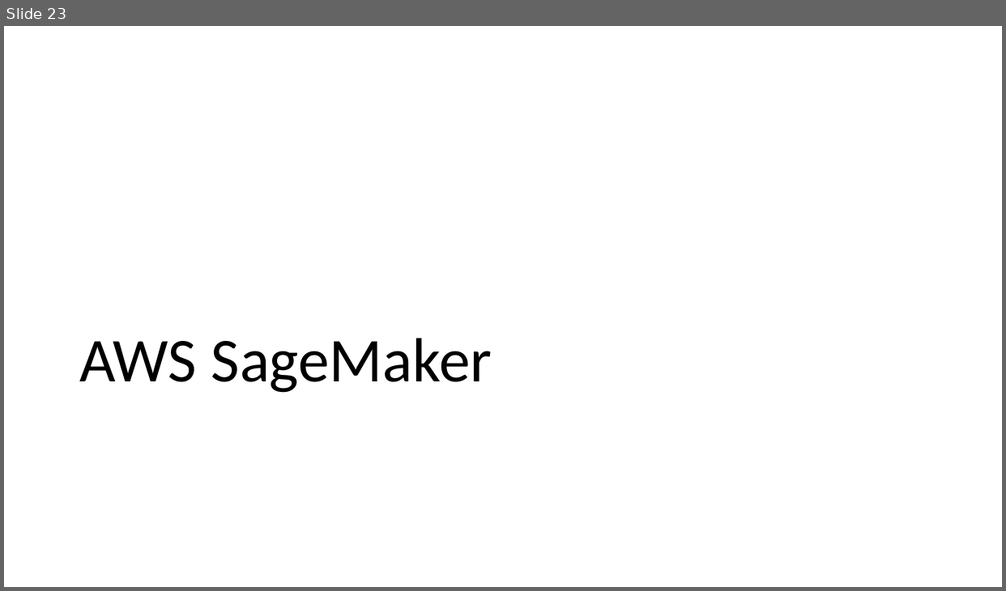
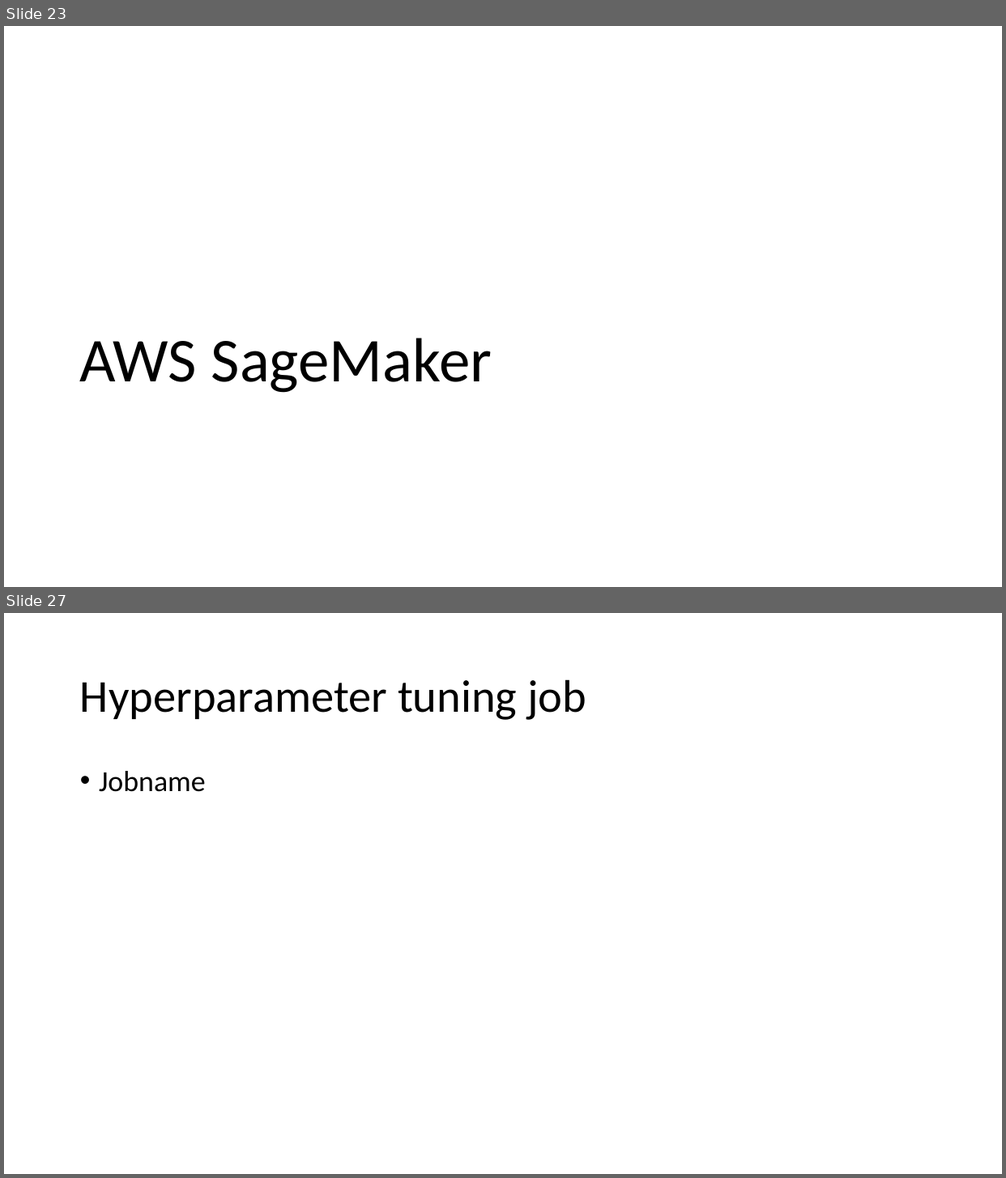
Before and after one commit to xuan0802/iot_slide, a slide deck: IoT analytics.pptx. Shown one above the other, each under a label of ours: slide 23 before the commit, slides 23 and 27 after it; the slides between them are not shown. The pictures are 1006x591 and 1006x1178 pixels, drawn with LibreOffice and Linux fonts; fonts in the diff are those of the drawing. Boxes give left, top, right and bottom in pixels: in the first picture for what was removed or moved away, otherwise in the second. Text is boxed around its words. In the diff, an @@ line names an element or a change of style, - is before the commit and + after.

```diff
--- a/IoT analytics.pptx
+++ b/IoT analytics.pptx
@@ slide 27 added at box(4, 613, 1002, 1174), background #FFFFFF @@
@@ title added at box(80, 679, 586, 720), 44 pt, text #000000 @@
+Hyperparameter tuning job
@@ text added at box(99, 771, 206, 792), 28 pt, text #000000 @@
+• Jobname
```
Also in this commit, not shown: 1 slide changed, 2 other slides added.
